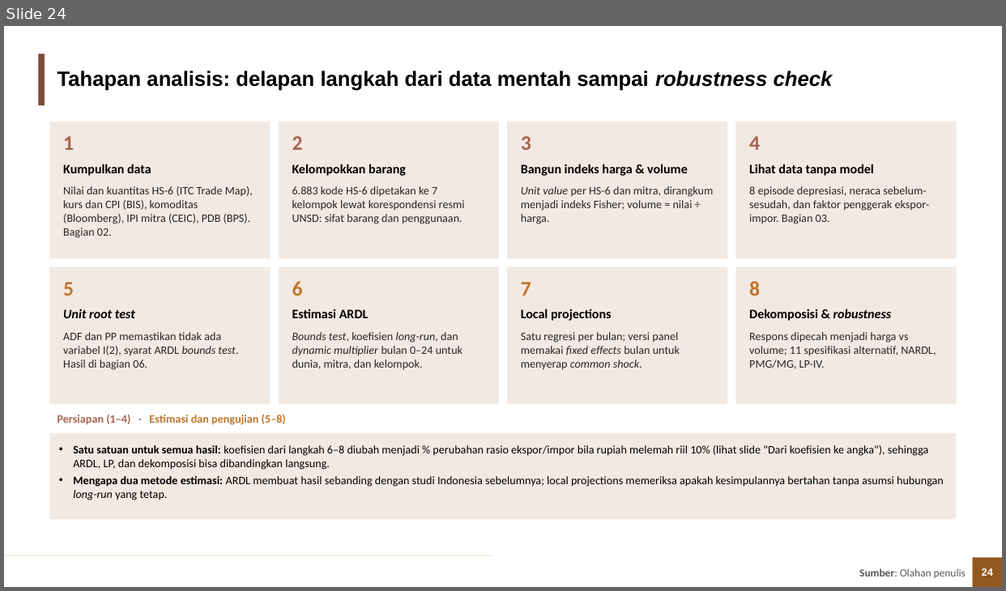
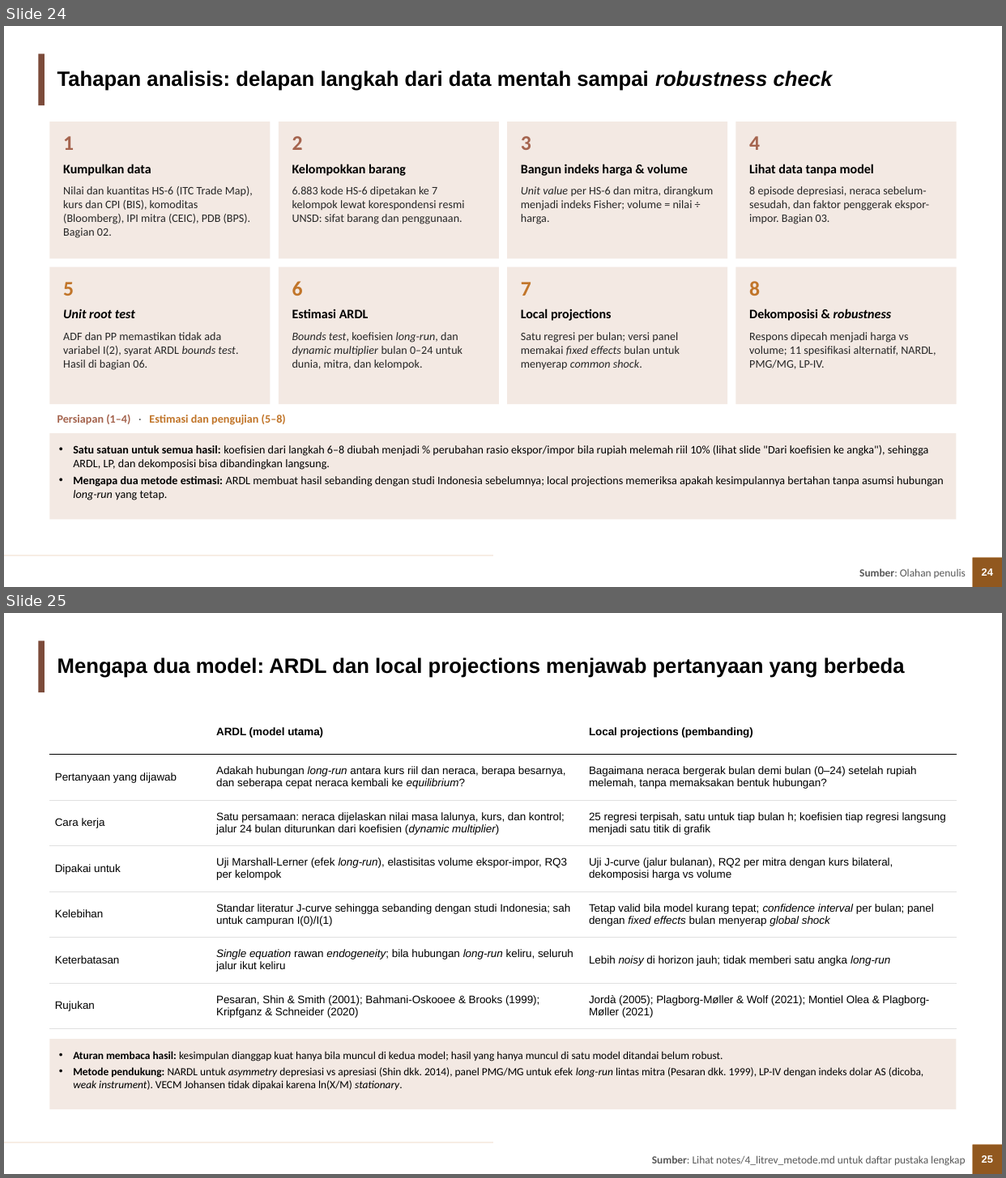
Before and after one commit to muhamadhaikal128/Pengaruh-Depresiasi-Rupiah-Terhadap-Trade-Balance, a slide deck: Haikal/output/3_ppt/Depresiasi_Rupiah_Trade_Balance.pptx. Shown one above the other, each under a label of ours: slide 24 before the commit, slides 24 and 25 after it. The pictures are 1006x591 and 1006x1178 pixels, drawn with LibreOffice and Linux fonts; fonts in the diff are those of the drawing; background and template pictures are left out. Boxes give left, top, right and bottom in pixels: in the first picture for what was removed or moved away, otherwise in the second. Text is boxed around its words. In the diff, an @@ line names an element or a change of style, - is before the commit and + after.

Commit message:
Haikal: revisi metodologi (ARDL vs LP, intuisi LP, interpretasi koefisien), episode vs IPI mitra dan PDB, RQ1 dibedah diperjelas, mengapa negatif + lanjutan

```diff
--- a/Haikal/output/3_ppt/Depresiasi_Rupiah_Trade_Balance.pptx
+++ b/Haikal/output/3_ppt/Depresiasi_Rupiah_Trade_Balance.pptx
@@ slide 25 added at [4,613,1002,1174], background #FFFFFF; not listed: 4 template elements that a slide beside it also shows @@
@@ title added at [57,658,905,678], 20 pt, text #000000, bold @@
+Mengapa dua model: ARDL dan local projections menjawab pertanyaan yang berbeda
@@ table added at [49,709,957,1029], 7 rows, 3 columns @@
+ | ARDL (model utama) | Local projections (pembanding)
+Pertanyaan yang dijawab | Adakah hubungan long-run antara kurs riil dan neraca, berapa besarnya, dan seberapa cepat neraca kembali ke equilibrium? | Bagaimana neraca bergerak bulan demi bulan (0–24) setelah rupiah melemah, tanpa memaksakan bentuk hubungan?
+Cara kerja | Satu persamaan: neraca dijelaskan nilai masa lalunya, kurs, dan kontrol; jalur 24 bulan diturunkan dari koefisien (dynamic multiplier) | 25 regresi terpisah, satu untuk tiap bulan h; koefisien tiap regresi langsung menjadi satu titik di grafik
+Dipakai untuk | Uji Marshall-Lerner (efek long-run), elastisitas volume ekspor-impor, RQ3 per kelompok | Uji J-curve (jalur bulanan), RQ2 per mitra dengan kurs bilateral, dekomposisi harga vs volume
+Kelebihan | Standar literatur J-curve sehingga sebanding dengan studi Indonesia; sah untuk campuran I(0)/I(1) | Tetap valid bila model kurang tepat; confidence interval per bulan; panel dengan fixed effects bulan menyerap global shock
+Keterbatasan | Single equation rawan endogeneity; bila hubungan long-run keliru, seluruh jalur ikut keliru | Lebih noisy di horizon jauh; tidak memberi satu angka long-run
+Rujukan | Pesaran, Shin & Smith (2001); Bahmani-Oskooee & Brooks (1999); Kripfganz & Schneider (2020) | Jordà (2005); Plagborg-Møller & Wolf (2021); Montiel Olea & Plagborg-Møller (2021)
@@ rectangle added at [49,1039,957,1110], fill #F3E9E3, 10.5 pt, text #000000 @@
+• Aturan membaca hasil: kesimpulan dianggap kuat hanya bila muncul di kedua model; hasil yang hanya muncul di satu model ditandai belum robust.
+• Metode pendukung: NARDL untuk asymmetry depresiasi vs apresiasi (Shin dkk. 2014), panel PMG/MG untuk efek long-run lintas mitra (Pesaran dkk. 1999), LP-IV dengan indeks dolar AS (dicoba, weak instrument). VECM Johansen tidak dipakai karena ln(X/M) stationary.
@@ text added at [652,1156,965,1166], 10.5 pt, text #595959 @@
+Sumber: Lihat notes/4_litrev_metode.md untuk daftar pustaka lengkap
```
Also in this commit, not shown: 6 slides changed, 4 other slides added, 2 slides removed, 6 other files.
